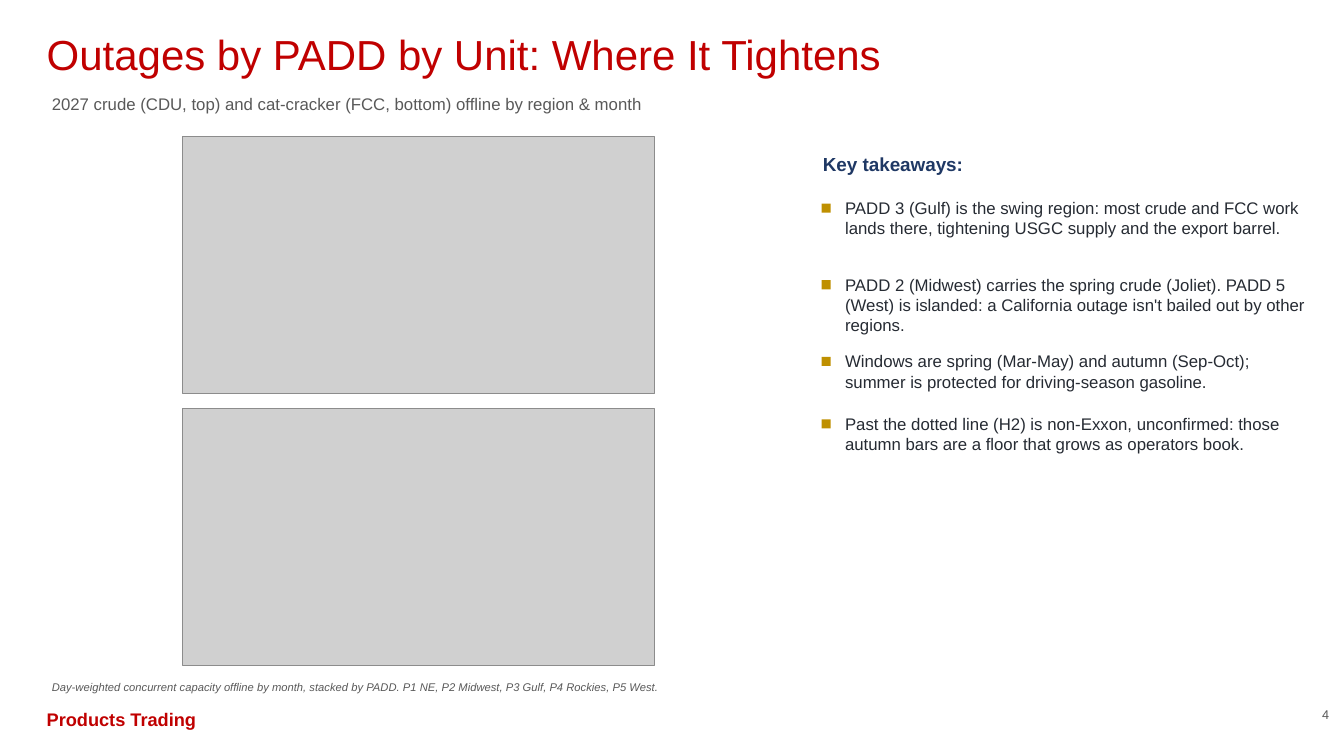
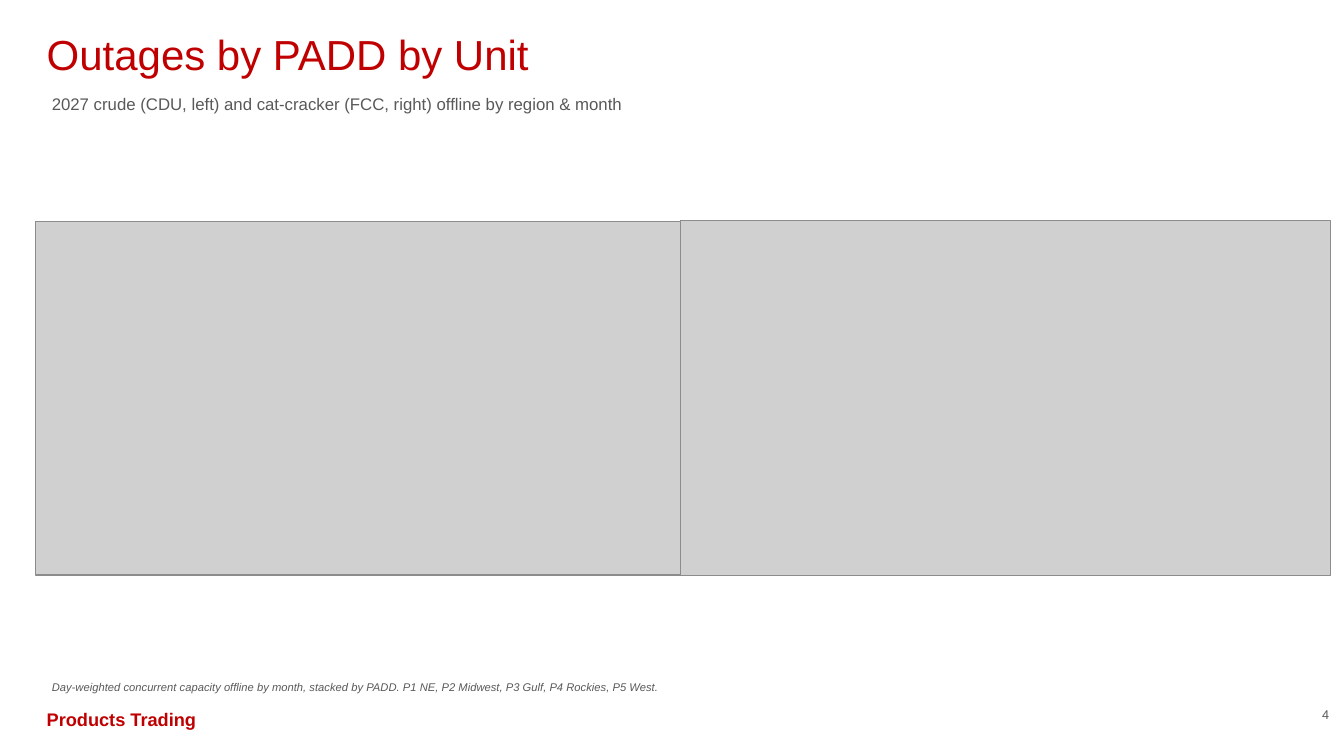
Before and after one commit to HoldenCole/Outages-script, a slide deck: slide 5 of output/outage_deck.pptx. Drawn at 1344x756 pixels with LibreOffice and Linux fonts; fonts in the diff are those of the drawing; grey boxes stand for pictures. Boxes give left, top, right and bottom in pixels: in the first picture for what was removed or moved away, otherwise in the second. Text is boxed around its words. In the diff, an @@ line names an element or a change of style, - is before the commit and + after.

```diff
--- a/output/outage_deck.pptx
+++ b/output/outage_deck.pptx
@@ text at bbox=[47, 39, 529, 78]: text changed @@
-Outages by PADD by Unit: Where It Tightens
+Outages by PADD by Unit
@@ text at bbox=[52, 98, 622, 114]: text changed @@
-2027 crude (CDU, top) and cat-cracker (FCC, bottom) offline by region & month
+2027 crude (CDU, left) and cat-cracker (FCC, right) offline by region & month
@@ picture removed at bbox=[182, 136, 655, 393] @@
@@ text removed at bbox=[823, 157, 963, 175] @@
-Key takeaways:
@@ rectangle removed at bbox=[822, 204, 831, 213] @@
@@ text removed at bbox=[845, 202, 1298, 238] @@
-PADD 3 (Gulf) is the swing region: most crude and FCC work lands there, tightening USGC supply and the export barrel.
@@ picture added at bbox=[35, 221, 686, 575] @@
@@ picture: place and size @@
-picture at bbox=[182, 408, 654, 665]
+picture at bbox=[681, 221, 1331, 575]
@@ rectangle removed at bbox=[822, 280, 831, 289] @@
@@ text removed at bbox=[845, 279, 1304, 335] @@
-PADD 2 (Midwest) carries the spring crude (Joliet). PADD 5 (West) is islanded: a California outage isn't bailed out by other regions.
@@ rectangle removed at bbox=[822, 357, 831, 366] @@
@@ text removed at bbox=[845, 355, 1249, 392] @@
-Windows are spring (Mar-May) and autumn (Sep-Oct); summer is protected for driving-season gasoline.
@@ rectangle removed at bbox=[822, 419, 831, 429] @@
@@ text removed at bbox=[845, 418, 1279, 454] @@
-Past the dotted line (H2) is non-Exxon, unconfirmed: those autumn bars are a floor that grows as operators book.
```
Also in this commit, not shown: 5 other slides changed, 1 slide added, 1 slide removed, 7 other files.
